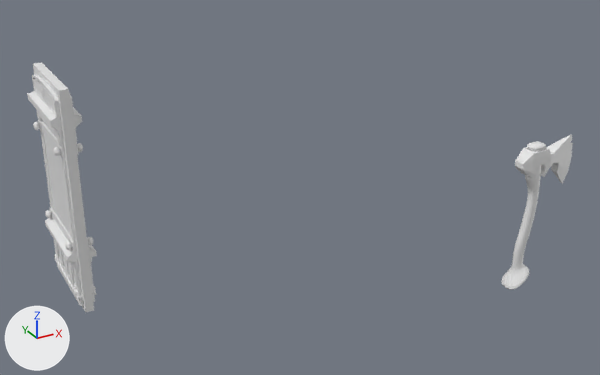
Before and after pictures for a commit that changed the Blender file HomeWork22.blend.
Camera for both pictures: a 50 mm camera at (-5.19, -25.24, 13.53) aimed at (7.08, -2.94, 2.38). Every picture has the same lights, and +X, +Y and +Z are marked at lower left.

In view in the first picture: 'Axe', 'AxeHead', 'Door'.
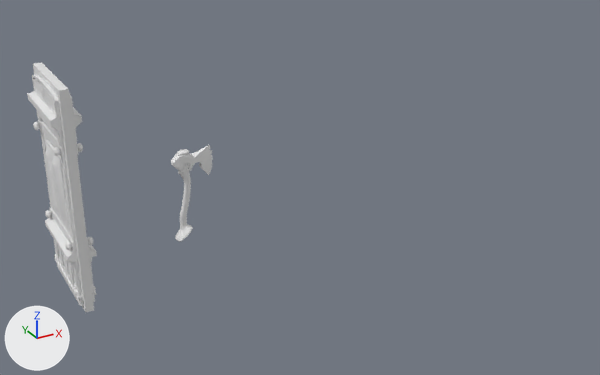
Where the change shows, as pixel boxes (x1, y1, x2, y2) in the pictures (600 x 375 px):
'Axe', moved, rescaled (59% narrower, 38% shorter): before (501, 141, 546, 290); after (175, 149, 193, 241)
'AxeHead', moved, rescaled (27% narrower, 38% shorter): before (515, 134, 573, 183); after (171, 145, 213, 175)

What changed in the scene script:
```text
Change ob_axe:
    ob_axe.location: (13.23, -7.05, 0.0) -> (3.14, -2.38, 1.79)
    ob_axe.scale: (0.15, 0.15, 0.15) -> (0.0877, 0.0877, 0.0877)
```
